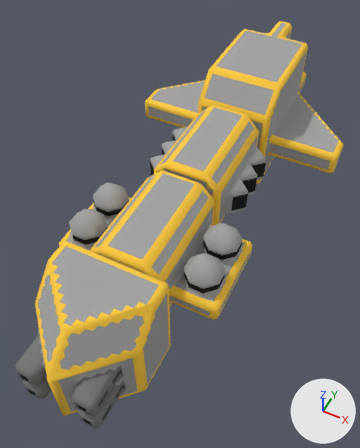
One commit to the OBJ model src/jsMain/resources/meshes/mechyrdia-3-karolina-class.obj: the scene before it, then after it.
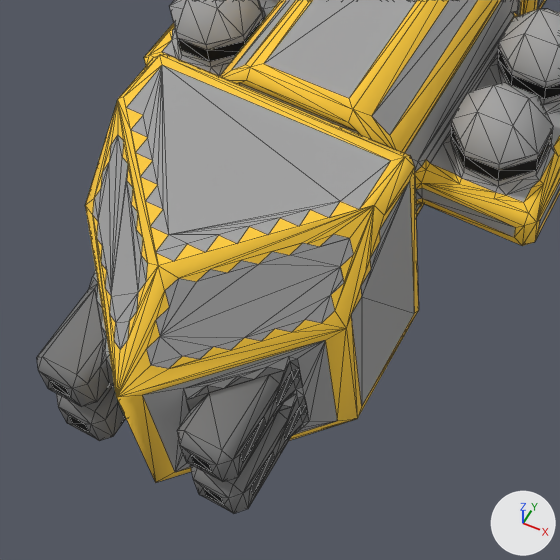
Old and new are each drawn whole from a 50 mm lens placed at (23.5, -53.6, 64.7), pointed at (-0.4, -5.9, 5.0) and again close up on the part from 0% to 63% of the width and 49% to 100% of the height. Lighting does not change. The marker at lower right points along +X, +Y and +Z. The close-ups show mesh edges as thin lines. Where no turn or scale is listed for an object, it has been applied to the vertices.

In view in the first close-up: 'mechyrdia-3-karolina-class'.
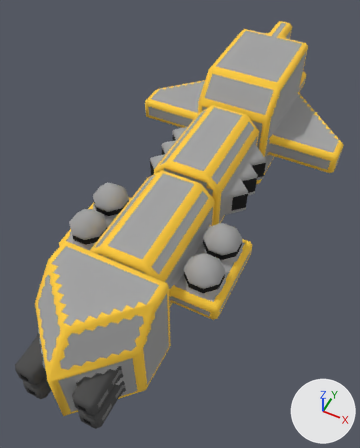
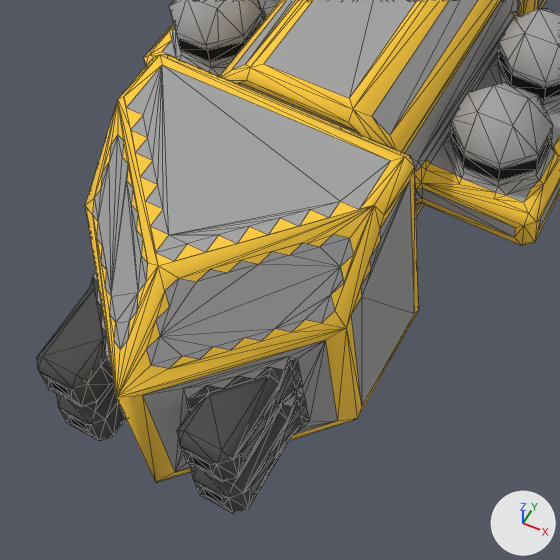
Edits to the bpy script that builds the scene:
```text
Change me_mechyrdia_3_karolina_class:
    used by ob_mechyrdia_3_karolina_class; location = (0.0, 0.0, 0.0)
    remove me_mechyrdia_3_karolina_class.from_pydata(...)  # 1913 vertices, 3493 faces; spans x -18.5..18.5, y -39.0..39.0, z 0.0..19.0
    add me_mechyrdia_3_karolina_class.from_pydata(...)  # 1921 vertices, 3503 faces; spans x -18.5..18.5, y -39.0..39.0, z 0.0..19.0
    me_mechyrdia_3_karolina_class part 1: 3 vertices moved from x -7.0..7.5, y -19.5..-13.0, z 12.5 to x -7.5..8.0, y -19.5..-13.5, z 12.5..13.5; 11 vertices removed from x -11.0..7.5, y -36.5..-10.0, z 2.0..14.5; 10 vertices added at x -7.5..5.0, y -37.5..-9.5, z 2.0..11.5
    me_mechyrdia_3_karolina_class part 2: 254 kept faces spanning x -5.8..5.8, y -39.0..-33.3, z 3.6..11.3 get new texture (UV) coordinates
```

Boxes [x1, y1, x2, y2] around the edits, measured in the close-ups (560 x 560 px; the box of a moved part takes in the faces that stretch with it):
part 1 of me_mechyrdia_3_karolina_class, moved or reshaped: before [101, 0, 477, 364]; after [97, 9, 477, 420]
part 2 of me_mechyrdia_3_karolina_class, surface changed: [37, 288, 308, 513] in both
